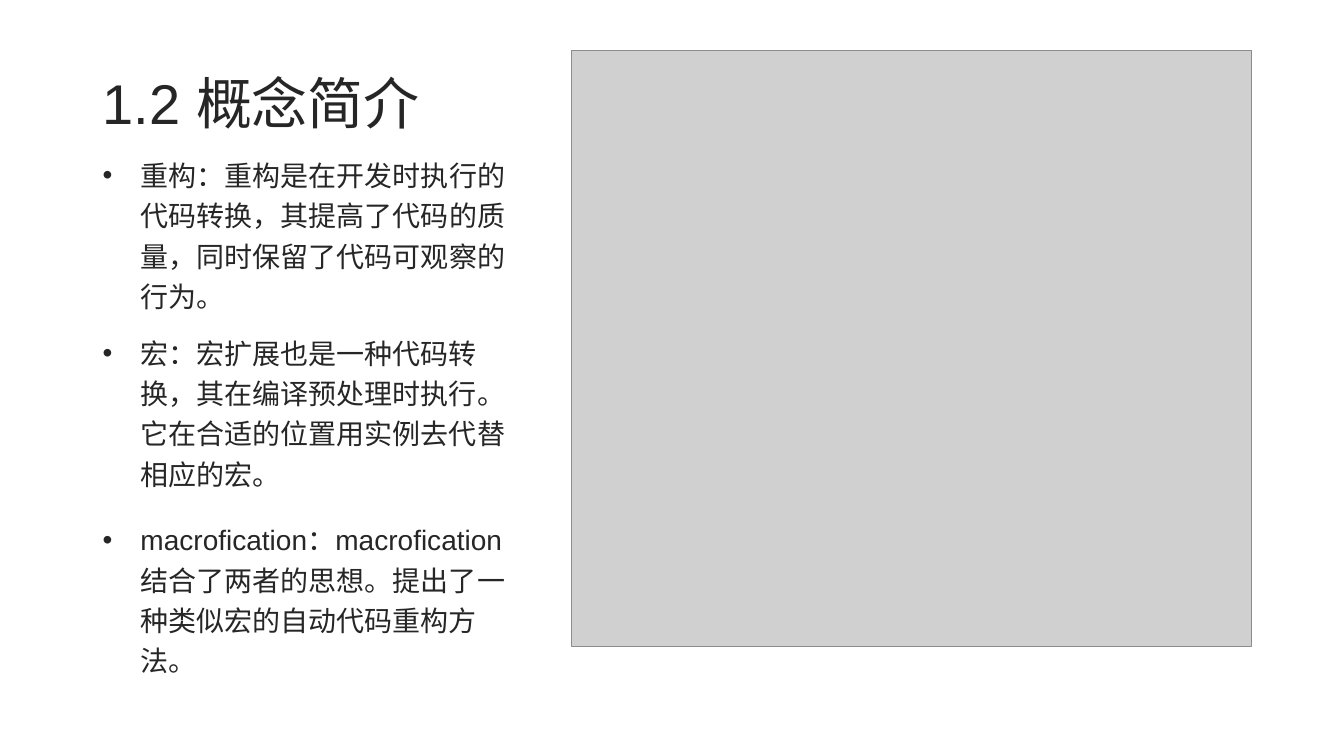
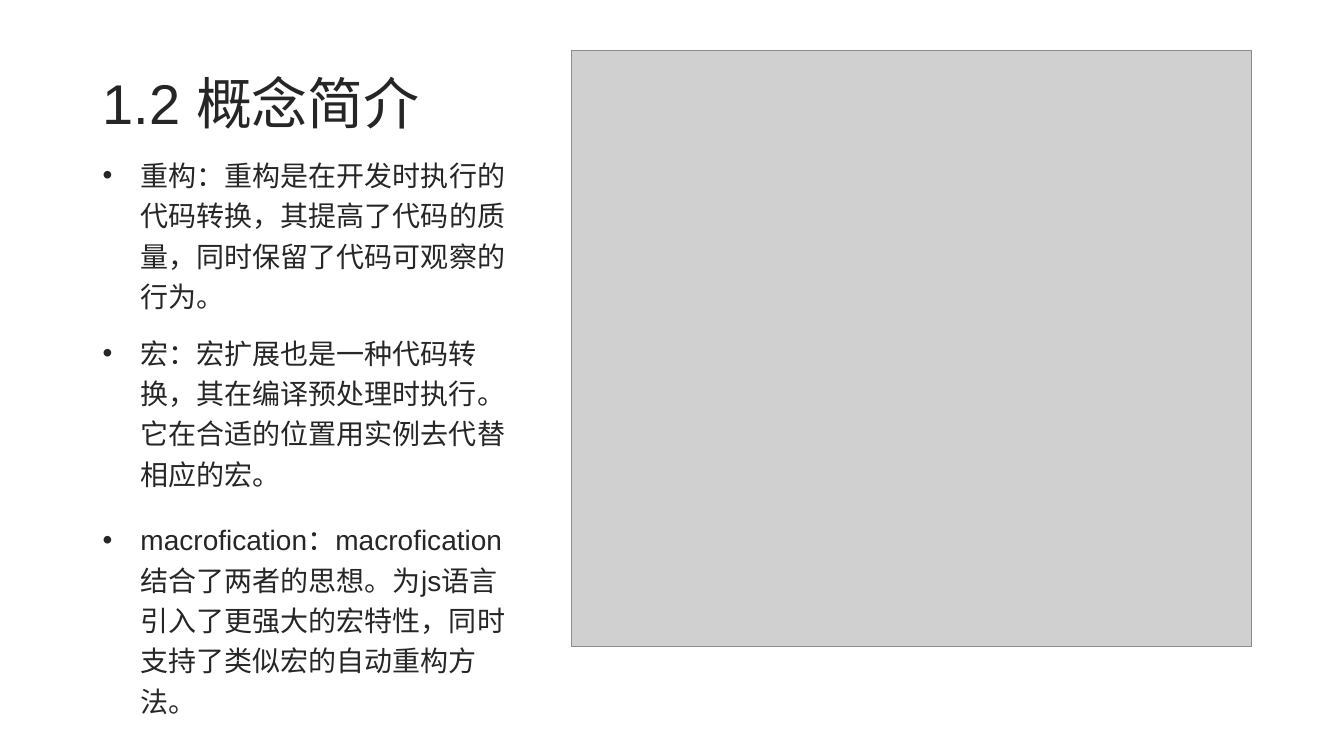
Before and after one commit to ustc-compiler-macrofication/macrofication, a slide deck: slide 4 of 11-macrofication.pptx. Drawn at 1344x756 pixels with LibreOffice and Linux fonts; fonts in the diff are those of the drawing; grey boxes stand for pictures. Boxes give left, top, right and bottom in pixels: in the first picture for what was removed or moved away, otherwise in the second. Text is boxed around its words. In the diff, an @@ line names an element or a change of style, - is before the commit and + after.

```diff
--- a/11-macrofication.pptx
+++ b/11-macrofication.pptx
@@ text at [140, 529, 505, 714]: text changed @@
-• macrofication：macrofication结合了两者的思想。提出了一种类似宏的自动代码重构方法。
+• macrofication：macrofication结合了两者的思想。为js语言引入了更强大的宏特性，同时支持了类似宏的自动重构方法。
```
Also in this commit, not shown: 8 other slides changed, 6 slides added, 1 other file.
